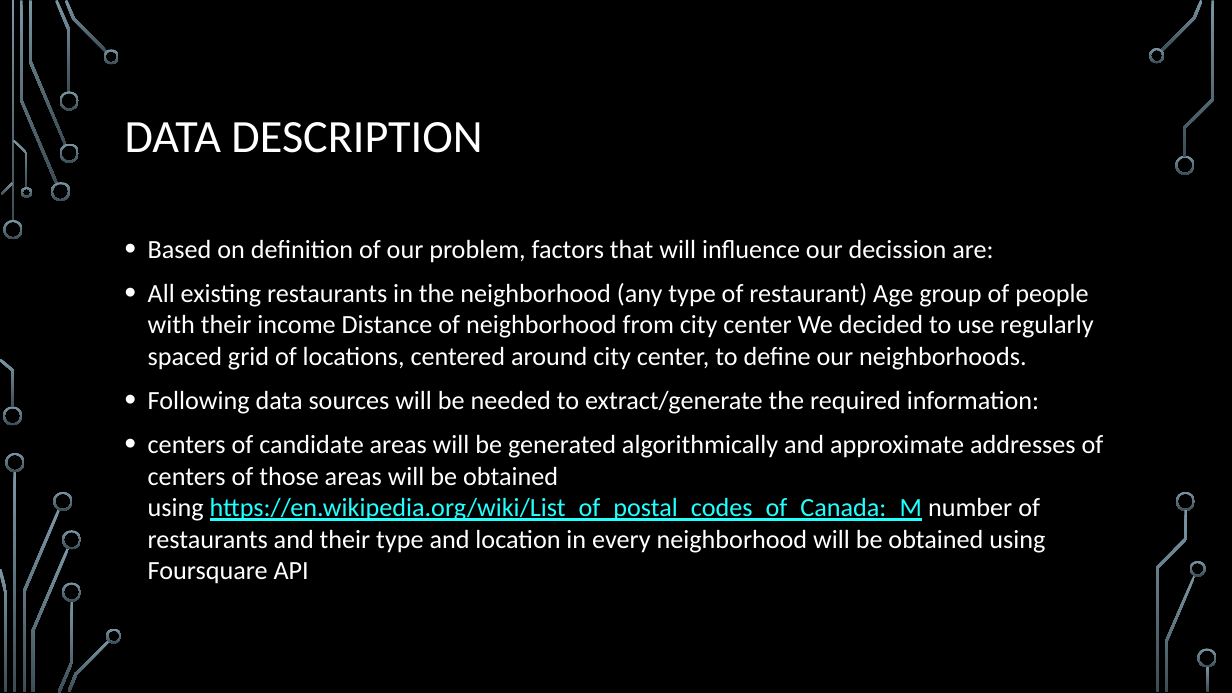
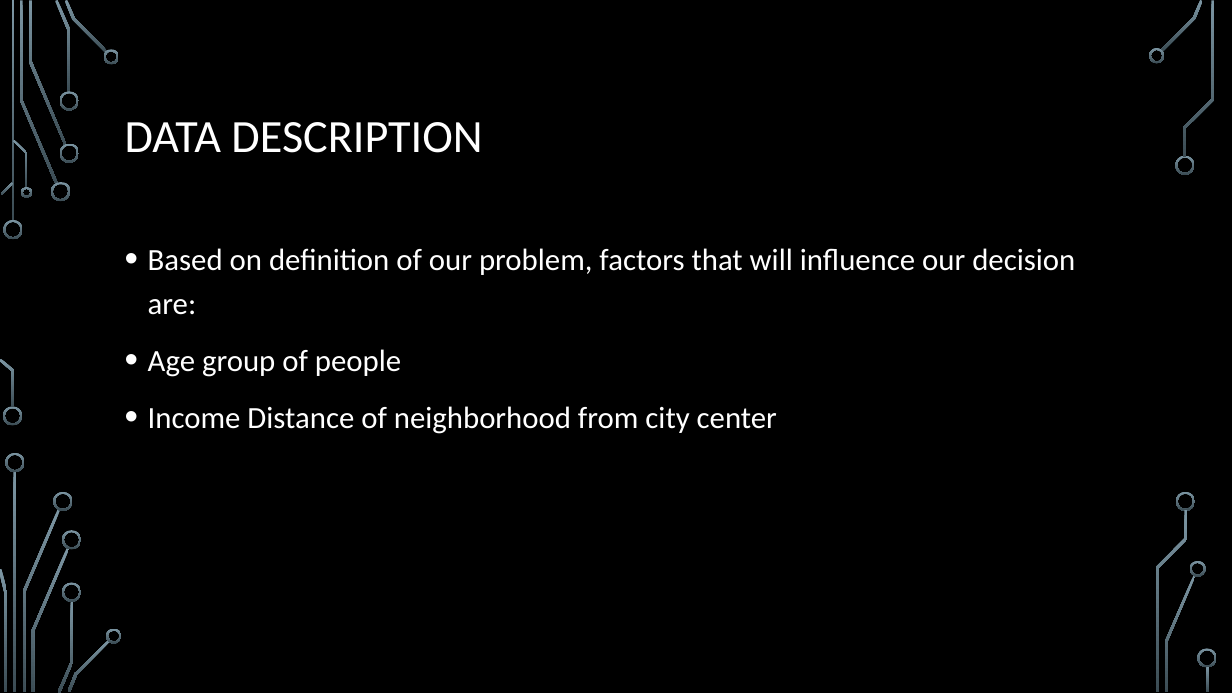
Before and after one commit to banksgd/datasciencecoursera, a slide deck: slide 4 of The Battle of Neighborhoods (week 2) - PPT.pptx. Drawn at 1232x693 pixels with LibreOffice and Linux fonts; fonts in the diff are those of the drawing; background and template pictures are left out. Boxes give left, top, right and bottom in pixels: in the first picture for what was removed or moved away, otherwise in the second. Text is boxed around its words. In the diff, an @@ line names an element or a change of style, - is before the commit and + after.

```diff
--- a/The Battle of Neighborhoods (week 2) - PPT.pptx
+++ b/The Battle of Neighborhoods (week 2) - PPT.pptx
@@ text at box(148, 248, 1075, 434): text changed; size 20.4 to 24 pt @@
-• Based on definition of our problem, factors that will influence our decission are:
-• All existing restaurants in the neighborhood (any type of restaurant) Age group of people with their income Distance of neighborhood from city center We decided to use regularly spaced grid of locations, centered around city center, to define our neighborhoods.
-• Following data sources will be needed to extract/generate the required information:
-• centers of candidate areas will be generated algorithmically and approximate addresses of centers of those areas will be obtained using https://en.wikipedia.org/wiki/List_of_postal_codes_of_Canada:_M number of restaurants and their type and location in every neighborhood will be obtained using Foursquare API
+• Based on definition of our problem, factors that will influence our decision are:
+• Age group of people
+• Income Distance of neighborhood from city center
```
Also in this commit, not shown: 6 other slides changed.
